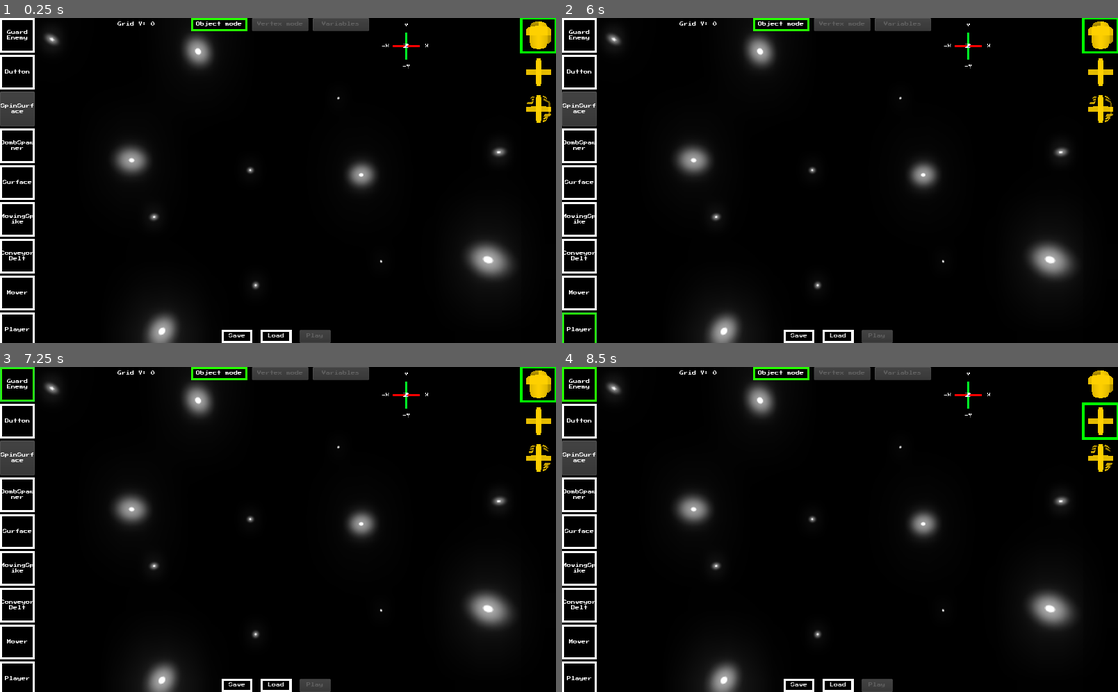
Above: before the commit, frames 1-4 (two rows, left to right).
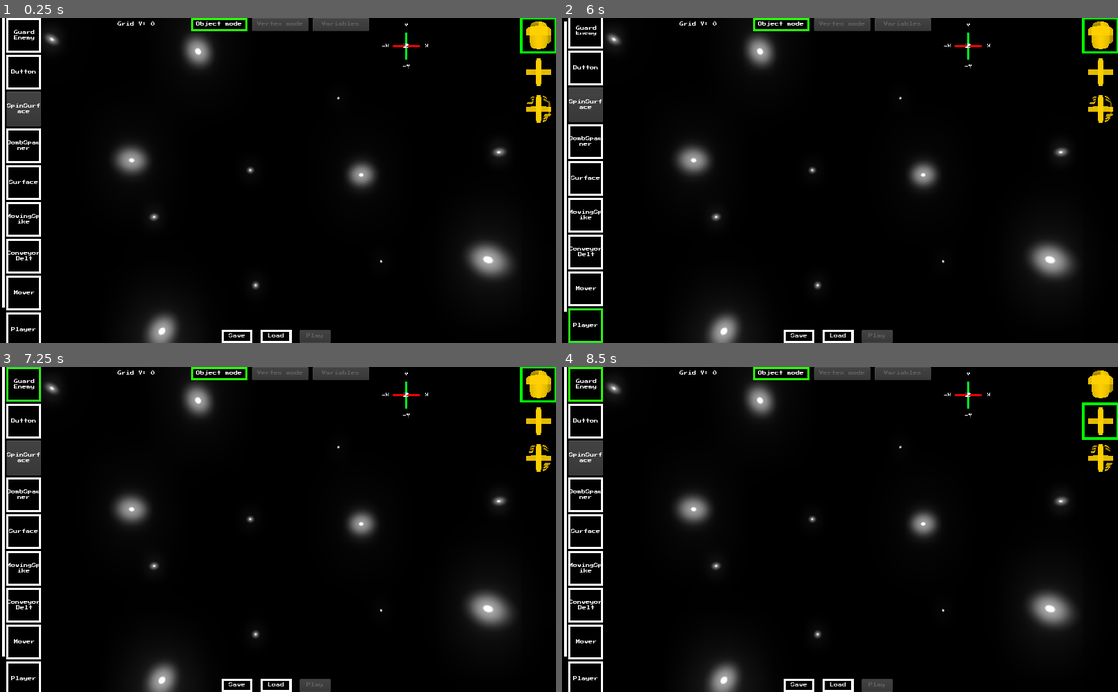
Above: after the commit, the same moments.

Repository: omthegg/WillYouHuman
Game: Godot game, scene res://source/LevelEditor/LevelEditor.tscn
Same seed, same stepped clock (60 frames per second), same inputs: the game is played once before the commit and once after it. This scene is started directly instead of the project's main scene. Sound files missing from this copy of the repository are replaced by a short silence.
Inputs (mouse positions are in pixels of both pictures, inside the frame that each line leads up to):
- Up to frame 1 (0.25 s): no input
- Up to frame 2 (6 s): click "Guard Enemy" at 0.5 s; click "Button" at 1.25 s; click "BombSpawner" at 2 s; click "Surface" at 2.75 s; click "MovingSpike" at 3.5 s; click "Conveyor Belt" at 4.25 s; click "Mover" at 5 s; click "Player" at 5.75 s
- Up to frame 3 (7.25 s): click "Guard Enemy" at 6.5 s
- Up to frame 4 (8.5 s): click (1101, 383) at 7.25 s; click (1101, 422) at 8 s

The runs differ from the first frame. In frame 1, 2.4% of the frame differs, in the area x 0-8%, y 0-100%; in frame 2, 3.2%; in frame 3, 2.4%; in frame 4, 2.4%.

Commit message:
Added templates scrollbar

Diff:
--- a/source/LevelEditor/LevelEditor.gd
+++ b/source/LevelEditor/LevelEditor.gd
@@ -10,7 +10,10 @@
 onready var placement_plane_collision_shape = $PlacementPlane/CollisionShape
 onready var object_highlight = $ObjectHighlight
 
-onready var templates_grid_container = $UI/TemplatesGridContainer
+onready var templates_grid_container = $UI/TemplatesScrollContainer/TemplatesGridContainer
+onready var templates_scrollcontainer = $UI/TemplatesScrollContainer
+onready var tsc_vscroll = templates_scrollcontainer.get_v_scrollbar() # TemplatesScrollContainer_VScrollBar
+onready var templates_vscrollbar = $UI/TemplatesVScrollBar
 onready var materials_grid_container = $UI/MaterialsGridContainer
 onready var variables_grid_container = $UI/VariablesGridContainer
 onready var groups_grid_container = $UI/GroupsGridContainer
@@ -85,6 +88,10 @@
 
 	$UI/RightClickMenu/DeleteButton.connect("button_up", self, "_on_DeleteButton_button_up")
 
+	tsc_vscroll.add_stylebox_override("grabber_highlight", templates_vscrollbar.get_stylebox("grabber_highlight"))
+	tsc_vscroll.add_stylebox_override("grabber", templates_vscrollbar.get_stylebox("grabber"))
+	tsc_vscroll.add_stylebox_override("scroll", templates_vscrollbar.get_stylebox("scroll"))
+	tsc_vscroll.add_stylebox_override("grabber_pressed", templates_vscrollbar.get_stylebox("grabber_pressed"))
 	#var polygon3d_instance = Global.polygon3d.instance()
 	#map_navmesh.add_child(polygon3d_instance)
 	#polygon3d_instance.create_polygon()
@@ -93,6 +100,9 @@
 func _process(_delta):
 	save_file_dialog.rect_global_position = Vector2(0, 0)
 	load_file_dialog.rect_global_position = Vector2(0, 0)
+	templates_grid_container.rect_position.x = 12
+	tsc_vscroll.rect_position.x = 6
+	#tsc_vscroll.rect_pivot_offset = Vector2(-12, 0)
 
 
 func _input(event):
@@ -271,7 +281,7 @@
 func add_templates():
 	for template in templates:
 		var template_button_instance = TemplateButton.new()
-		templates_grid_container.add_child(template_button_instance)
+		templates_grid_container.add_child(template_button_instance) # templates_grid_container
 		template_button_instance.template = template
 
 
--- a/source/LevelEditor/LevelEditor.tscn
+++ b/source/LevelEditor/LevelEditor.tscn
@@ -1,10 +1,11 @@
-[gd_scene load_steps=31 format=2]
+[gd_scene load_steps=35 format=2]
 
 [ext_resource path="res://source/maps/Map.gd" type="Script" id=1]
 [ext_resource path="res://source/environments/Environment1.tres" type="Environment" id=2]
 [ext_resource path="res://source/LevelEditor/LevelEditor.gd" type="Script" id=3]
 [ext_resource path="res://assets/images/custom/floor1/sprite_00.png" type="Texture" id=4]
 [ext_resource path="res://assets/fonts/PressStart2P-Regular.ttf" type="DynamicFontData" id=5]
+[ext_resource path="res://assets/images/custom/misc/slider_grabber.png" type="Texture" id=6]
 [ext_resource path="res://source/LevelEditor/TemplateButtonStyleboxNormal.tres" type="StyleBox" id=7]
 [ext_resource path="res://source/LevelEditor/TemplateButtonStyleboxPressed.tres" type="StyleBox" id=8]
 [ext_resource path="res://source/LevelEditor/ObjectHighlightCheckerboard.tres" type="Material" id=9]
@@ -64,6 +65,22 @@
 
 [sub_resource type="StyleBoxFlat" id=15]
 bg_color = Color( 0, 0, 0, 0.309804 )
+
+[sub_resource type="StyleBoxTexture" id=25]
+texture = ExtResource( 6 )
+region_rect = Rect2( 0, 0, 24, 24 )
+expand_margin_left = 8.0
+expand_margin_right = 8.0
+
+[sub_resource type="StyleBoxFlat" id=27]
+bg_color = Color( 0.14902, 0.14902, 0.14902, 0.984314 )
+
+[sub_resource type="StyleBoxTexture" id=26]
+texture = ExtResource( 6 )
+region_rect = Rect2( 0, 0, 24, 24 )
+expand_margin_left = 8.0
+expand_margin_right = 8.0
+modulate_color = Color( 0.67451, 0.67451, 0.67451, 1 )
 
 [sub_resource type="StyleBoxFlat" id=16]
 bg_color = Color( 0, 0, 0, 0.309804 )
@@ -256,10 +273,24 @@
 margin_right = 0.511997
 custom_styles/panel = SubResource( 15 )
 
-[node name="TemplatesGridContainer" type="GridContainer" parent="UI"]
-anchor_right = 0.062
-anchor_bottom = 1.0
-margin_right = 0.511997
+[node name="TemplatesScrollContainer" type="ScrollContainer" parent="UI"]
+anchor_right = 0.074
+anchor_bottom = 1.0
+margin_right = 0.223999
+follow_focus = true
+scroll_horizontal_enabled = false
+
+[node name="TemplatesGridContainer" type="GridContainer" parent="UI/TemplatesScrollContainer"]
+
+[node name="TemplatesVScrollBar" type="VScrollBar" parent="UI"]
+visible = false
+anchor_right = 0.012
+anchor_bottom = 1.0
+margin_right = -0.288
+custom_styles/grabber_highlight = SubResource( 25 )
+custom_styles/grabber = SubResource( 25 )
+custom_styles/scroll = SubResource( 27 )
+custom_styles/grabber_pressed = SubResource( 26 )
 
 [node name="Panel2" type="Panel" parent="UI"]
 anchor_left = 0.937
--- a/source/LevelEditor/MaterialButton.gd
+++ b/source/LevelEditor/MaterialButton.gd
@@ -16,6 +16,7 @@
 	flip_v = true
 	toggle_mode = true
 	action_mode = BaseButton.ACTION_MODE_BUTTON_PRESS
+	mouse_default_cursor_shape = Control.CURSOR_POINTING_HAND
 
 	#print(material_name)
 
--- a/source/LevelEditor/TemplateButton.gd
+++ b/source/LevelEditor/TemplateButton.gd
@@ -18,6 +18,7 @@
 	clip_text = true
 	toggle_mode = true
 	action_mode = BaseButton.ACTION_MODE_BUTTON_PRESS
+	mouse_default_cursor_shape = Control.CURSOR_POINTING_HAND
 
 	set("custom_styles/hover", stylebox_hover)
 	set("custom_styles/pressed", stylebox_pressed)
